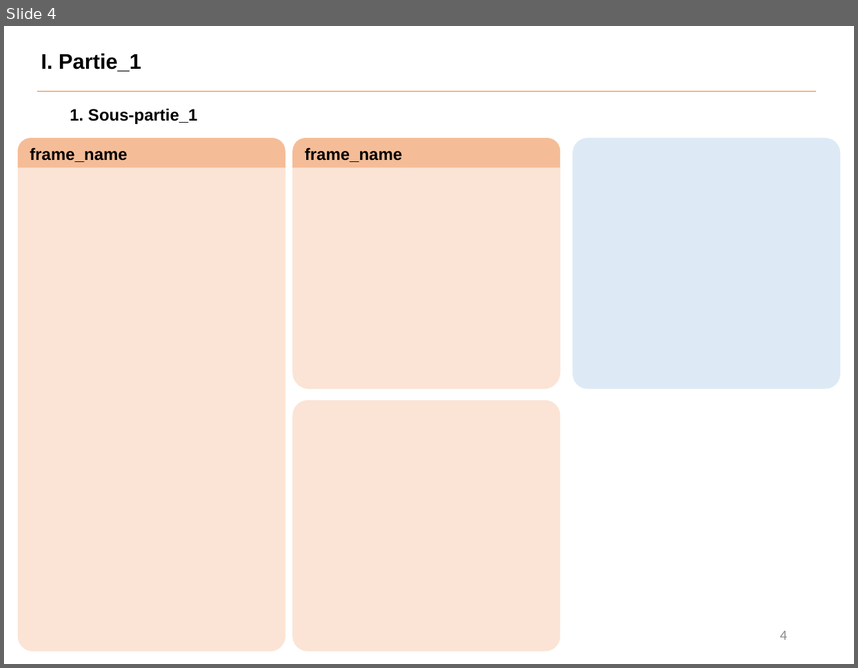
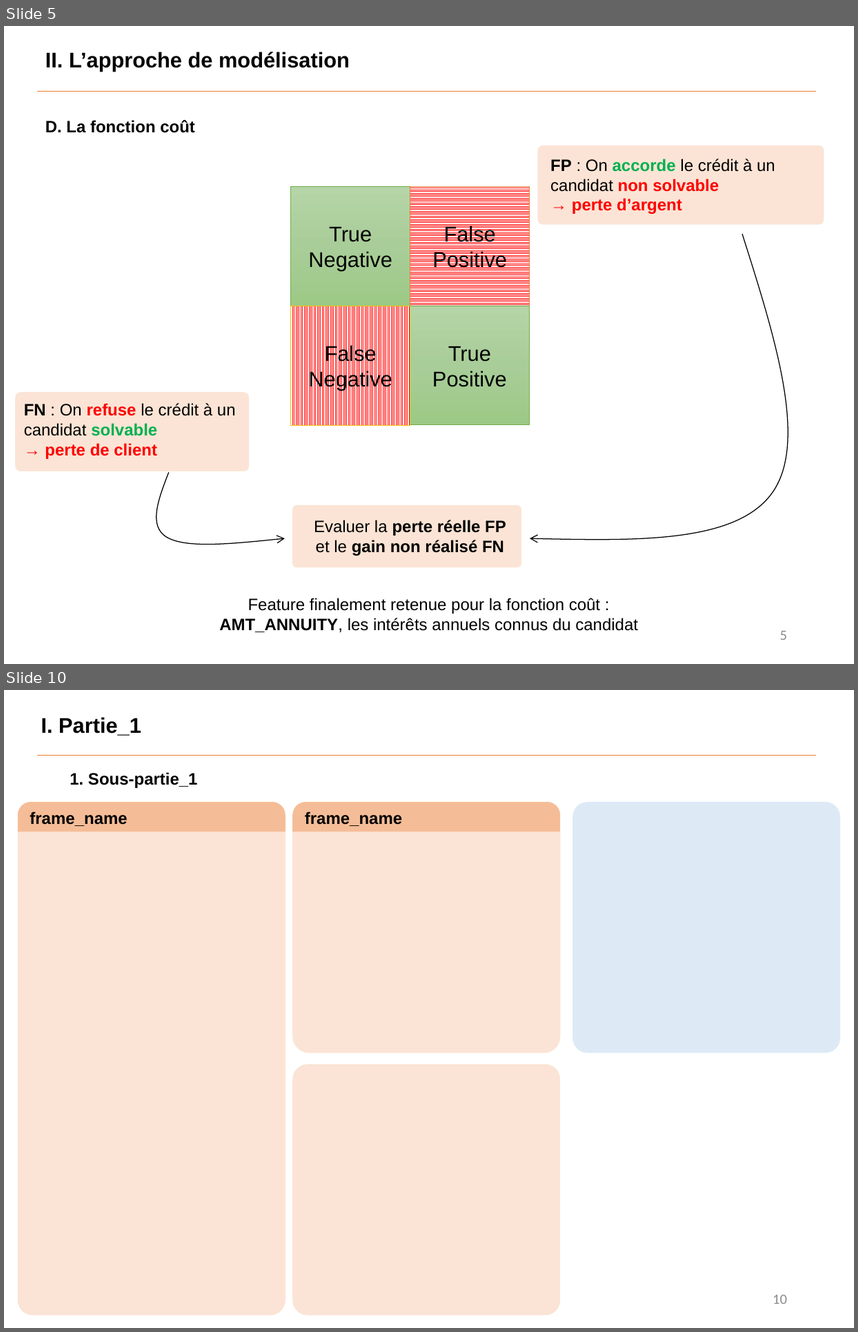
Before and after one commit to Benoit-78/P7_credit_loan_scoring_model, a slide deck: soutenance/P7_soutenance.pptx. Shown one above the other, each under a label of ours: slide 4 before the commit, slides 5 and 10 after it; the slides between them are not shown. The pictures are 858x668 and 858x1332 pixels, drawn with LibreOffice and Linux fonts; fonts in the diff are those of the drawing. Boxes give left, top, right and bottom in pixels: in the first picture for what was removed or moved away, otherwise in the second. Text is boxed around its words. In the diff, an @@ line names an element or a change of style, - is before the commit and + after.

```diff
--- a/soutenance/P7_soutenance.pptx
+++ b/soutenance/P7_soutenance.pptx
@@ slide 5 added at [4, 26, 854, 664], background #FFFFFF @@
@@ text added at [45, 52, 350, 72], 18 pt, text #000000, bold @@
+II. L’approche de modélisation
@@ line added from (37, 92) to (816, 92), #ED7D31 0.5 pt @@
@@ text added at [45, 120, 195, 133], 14 pt, text #000000, bold @@
+D. La fonction coût
@@ rounded rectangle added at [538, 145, 824, 224], fill #F8CBAD at 50% opacity @@
@@ text added at [550, 158, 775, 214], 14 pt, text #FF0000, bold @@
+FP : On accorde le crédit à un candidat non solvable
+→ perte d’argent
@@ rectangle added at [291, 187, 410, 305], fill gradient #B5D5A7 to #AACE9A to #9CC987, outline #70AD47 0.5 pt, 18 pt, text #000000 @@
+True
+Negative
@@ rectangle added at [410, 187, 529, 305], fill pattern #FF0000 on #FFFFFF, outline #ED7D31 0.5 pt, 18 pt, text #000000 @@
+False Positive
@@ freeform shape added at [530, 234, 789, 539], outline #000000 0.75 pt @@
@@ rectangle added at [291, 305, 410, 425], fill pattern #FF0000 on #FFFFFF, outline #FFC000 0.5 pt, 18 pt, text #000000 @@
+False Negative
@@ rectangle added at [410, 305, 529, 425], fill gradient #B5D5A7 to #AACE9A to #9CC987, outline #70AD47 0.5 pt, 18 pt, text #000000 @@
+True
+Positive
@@ rounded rectangle added at [15, 392, 249, 470], fill #F8CBAD at 50% opacity @@
@@ text added at [24, 403, 236, 459], 14 pt, text #000000, bold @@
+FN : On refuse le crédit à un candidat solvable
+→ perte de client
@@ freeform shape added at [156, 472, 285, 544], outline #000000 0.75 pt @@
@@ rounded rectangle added at [292, 505, 521, 567], fill #F8CBAD at 50% opacity @@
@@ text added at [314, 519, 506, 555], 14 pt, text #000000, bold @@
+Evaluer la perte réelle FP et le gain non réalisé FN
@@ text added at [219, 597, 638, 632], 14 pt, text #000000 @@
+Feature finalement retenue pour la fonction coût :
+AMT_ANNUITY, les intérêts annuels connus du candidat
@@ page number added at [780, 630, 787, 639], 12 pt, text #8C8C8C @@
+5
@@ what was slide 4 is now slide 10 @@
@@ page number at [773, 1294, 787, 1303]: text changed @@
-4
+10
```
Also in this commit, not shown: 5 slides changed, 6 other slides added, 1 slide removed, 8 other files.
